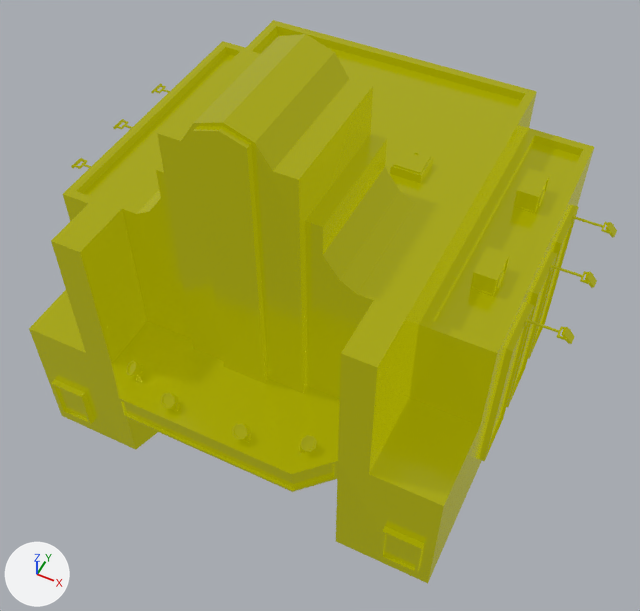
A saved change to the glTF model public/models/building-cinema.glb.
The view is the same before and after, from a camera (50 mm lens) standing at (9.7, -18.7, 27.3) and looking at (1.1, -1.4, 5.7). Lighting does not change. The marker at lower left points along +X, +Y and +Z. Where no turn or scale is listed for an object, it has been applied to the vertices.

The first picture shows 'building-cinema'.
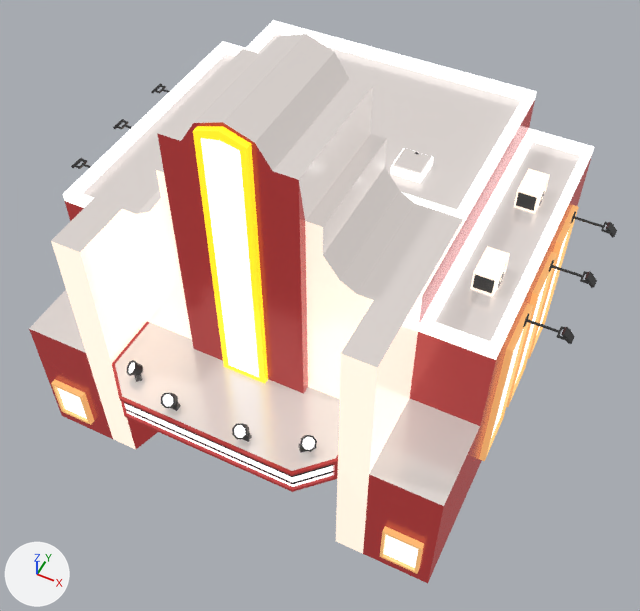
Changed parts and their boxes [x1, y1, x2, y2] in the pictures (640 x 611 px):
'building-cinema', recoloured (yellow to white)
    both: [29, 20, 617, 583]

The edits, one by one:
Picture 'base' (img_base) is new.
Material 'LOWPOLY-COLORS.001' (mat_lowpoly_colors_001) is new.
Uses the picture img_base.
me_building_cinema has 1275 vertices, 2308 faces and spans x -9.0..9.0, y -7.0..7.0, z 0.0..14.6.
me_building_cinema no longer uses material mat_lowpoly_colors.
me_building_cinema now uses material mat_lowpoly_colors_001.
